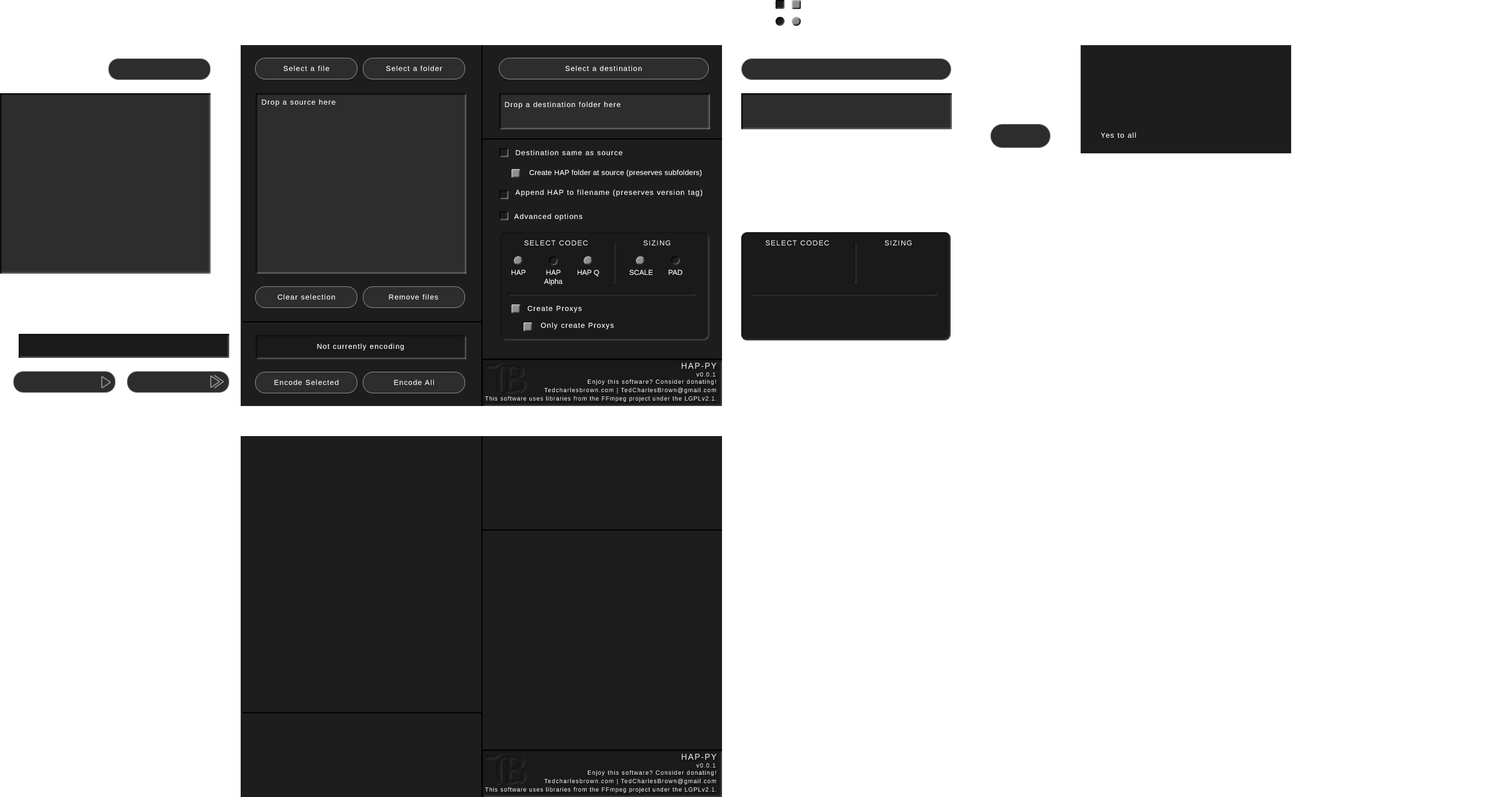
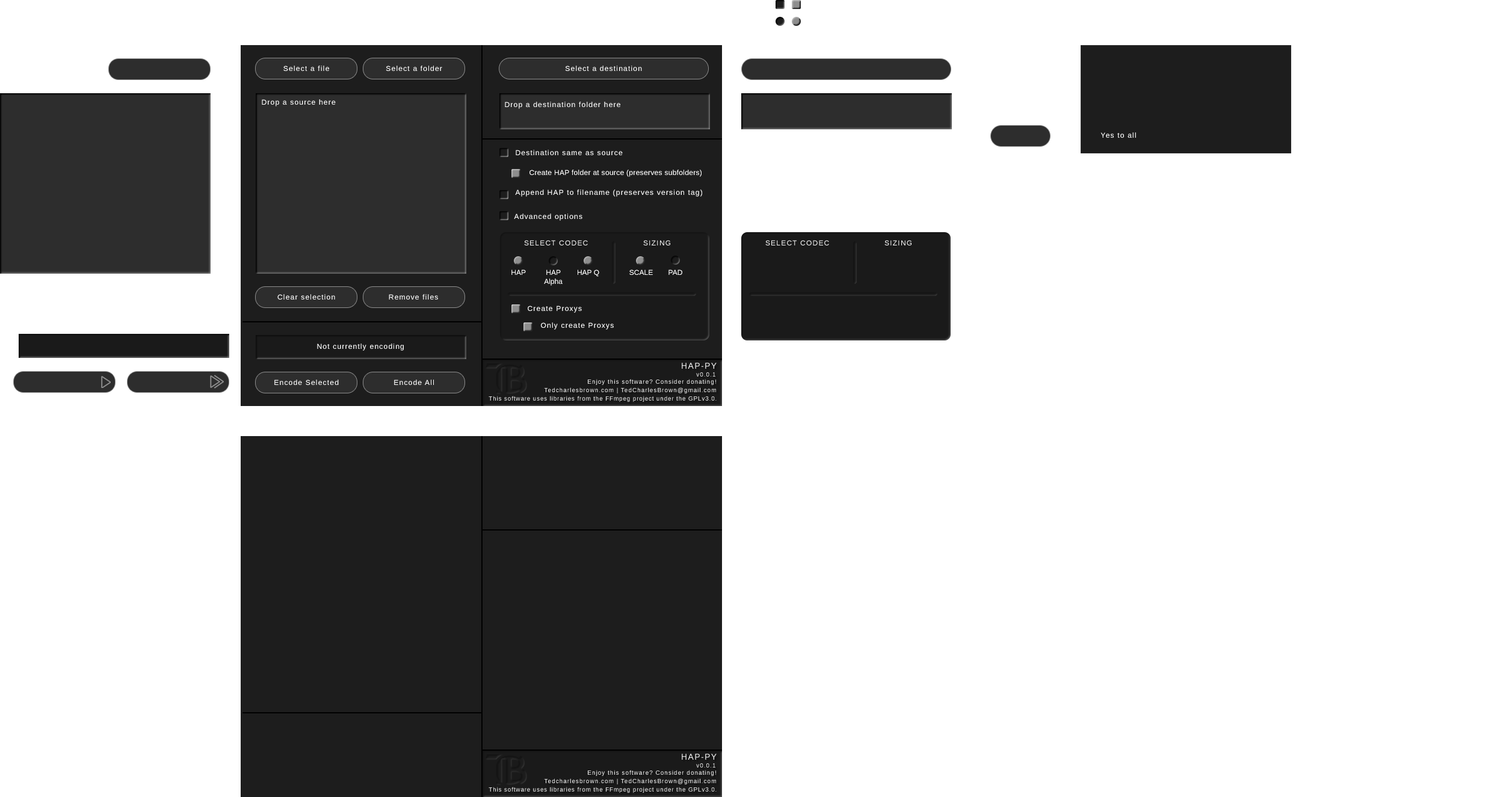
Before/after of a w=1509, h=797 layered artwork. What changed in the layer stack:
painted on "Button_Small" (2nd of 2, in "Button_Small") over [990,123,1051,149]
painted on "Background" (2nd of 3, in "Background") over [485,787,717,796]
painted on "Background" (3rd of 3, in "GUI") over [485,395,717,405]
